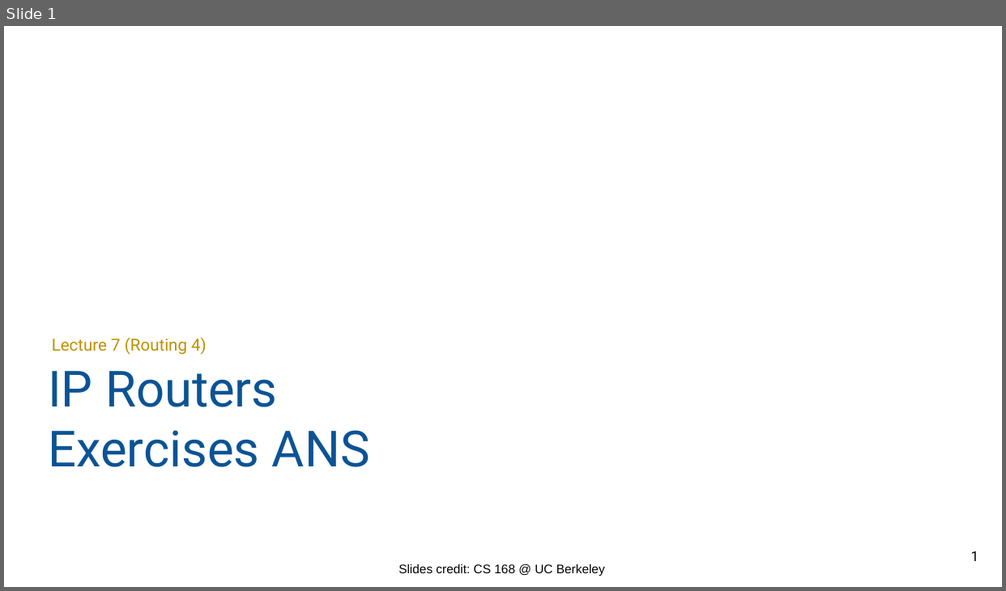
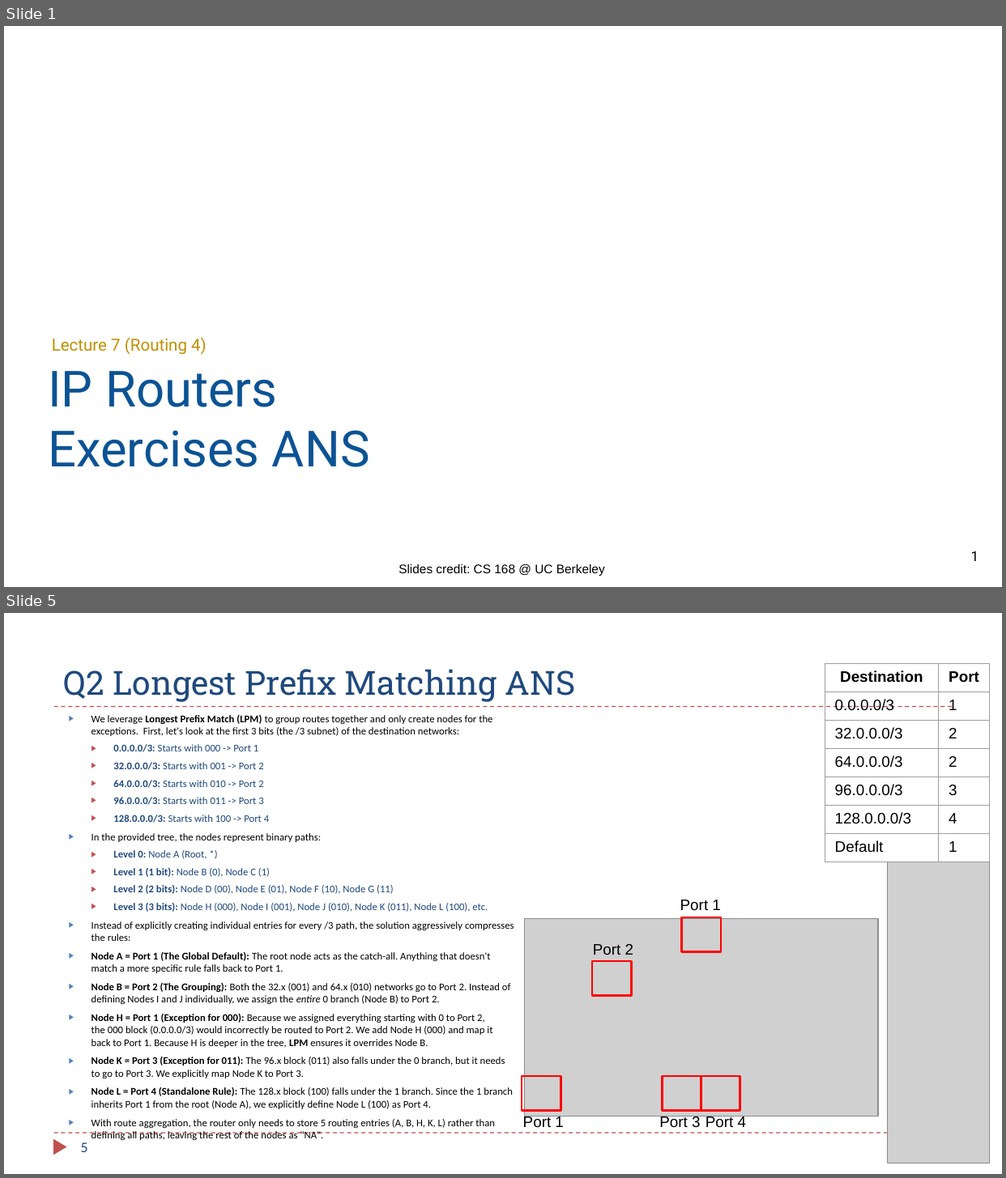
Before and after one commit to guhofstra/CSC175Sp26, a slide deck: PPTs/Lecture 7 - Routers Exercises ANS.pptx. Shown one above the other, each under a label of ours: slide 1 before the commit, slides 1 and 5 after it; the slides between them are not shown. The pictures are 1006x591 and 1006x1178 pixels, drawn with LibreOffice and Linux fonts; fonts in the diff are those of the drawing; grey boxes stand for pictures. Boxes give left, top, right and bottom in pixels: in the first picture for what was removed or moved away, otherwise in the second. Text is boxed around its words. In the diff, an @@ line names an element or a change of style, - is before the commit and + after.

```diff
--- a/PPTs/Lecture 7 - Routers Exercises ANS.pptx
+++ b/PPTs/Lecture 7 - Routers Exercises ANS.pptx
@@ slide 5 added at <box>4,613,1002,1174</box>, background #FFFFFF @@
@@ title added at <box>64,669,576,702</box>, 24 pt, text #1F497D @@
+Q2 Longest Prefix Matching ANS
@@ table added at <box>825,664,990,862</box>, 7 rows, 2 columns @@
+Destination | Port
+0.0.0.0/3 | 1
+32.0.0.0/3 | 2
+64.0.0.0/3 | 2
+96.0.0.0/3 | 3
+128.0.0.0/3 | 4
+Default | 1
@@ line added from (54, 707) to (952, 707), #C0504D 0.75 pt dashed @@
@@ text added at <box>91,715,514,1140</box>, 7.4 pt, text #000000 @@
+▶ We leverage Longest Prefix Match (LPM) to group routes together and only create nodes for the exceptions. First, let's look at the first 3 bits (the /3 subnet) of the destination networks:
+  ▶ 0.0.0.0/3: Starts with 000 -> Port 1
+  ▶ 32.0.0.0/3: Starts with 001 -> Port 2
+  ▶ 64.0.0.0/3: Starts with 010 -> Port 2
+  ▶ 96.0.0.0/3: Starts with 011 -> Port 3
+  ▶ 128.0.0.0/3: Starts with 100 -> Port 4
+▶ In the provided tree, the nodes represent binary paths:
+  ▶ Level 0: Node A (Root, *)
+  ▶ Level 1 (1 bit): Node B (0), Node C (1)
+  ▶ Level 2 (2 bits): Node D (00), Node E (01), Node F (10), Node G (11)
+  ▶ Level 3 (3 bits): Node H (000), Node I (001), Node J (010), Node K (011), Node L (100), etc.
+▶ Instead of explicitly creating individual entries for every /3 path, the solution aggressively compresses the rules:
+▶ Node A = Port 1 (The Global Default): The root node acts as the catch-all. Anything that doesn't match a more specific rule falls back to Port 1.
+▶ Node B = Port 2 (The Grouping): Both the 32.x (001) and 64.x (010) networks go to Port 2. Instead of defining Nodes I and J individually, we assign the entire 0 branch (Node B) to Port 2.
+▶ Node H = Port 1 (Exception for 000): Because we assigned everything starting with 0 to Port 2, the 000 block (0.0.0.0/3) would incorrectly be routed to Port 2. We add Node H (000) and map it back to Port 1. Because H is deeper in the tree, LPM ensures it overrides Node B.
+▶ Node K = Port 3 (Exception for 011): The 96.x block (011) also falls under the 0 branch, but it needs to go to Port 3. We explicitly map Node K to Port 3.
+▶ Node L = Port 4 (Standalone Rule): The 128.x block (100) falls under the 1 branch. Since the 1 branch inherits Port 1 from the root (Node A), we explicitly define Node L (100) as Port 4.
+▶ With route aggregation, the router only needs to store 5 routing entries (A, B, H, K, L) rather than defining all paths, leaving the rest of the nodes as "NA".
@@ picture added at <box>887,862,989,1164</box> @@
@@ text added at <box>680,900,720,911</box>, 11 pt, text #000000 @@
+Port 1
@@ picture added at <box>525,918,878,1116</box> @@
@@ rectangle added at <box>682,918,721,952</box>, outline #FF0000 1.5 pt @@
@@ text added at <box>593,944,633,955</box>, 11 pt, text #000000 @@
+Port 2
@@ rectangle added at <box>592,961,631,996</box>, outline #FF0000 1.5 pt @@
@@ rectangle added at <box>522,1076,560,1111</box>, outline #FF0000 1.5 pt @@
@@ rectangle added at <box>663,1076,701,1111</box>, outline #FF0000 1.5 pt @@
@@ rectangle added at <box>701,1076,739,1111</box>, outline #FF0000 1.5 pt @@
@@ text added at <box>523,1116,563,1128</box>, 11 pt, text #000000 @@
+Port 1
@@ text added at <box>659,1116,700,1127</box>, 11 pt, text #000000 @@
+Port 3
@@ text added at <box>705,1116,746,1128</box>, 11 pt, text #000000 @@
+Port 4
@@ triangle added at <box>53,1139,66,1156</box>, fill #C0504D @@
@@ line added from (54, 1133) to (952, 1133), #C0504D 0.75 pt dashed @@
@@ page number added at <box>81,1143,88,1152</box>, 10.5 pt, text #1F497D @@
+5
```
Also in this commit, not shown: 2 slides changed, 2 other slides added, 14 other files.
